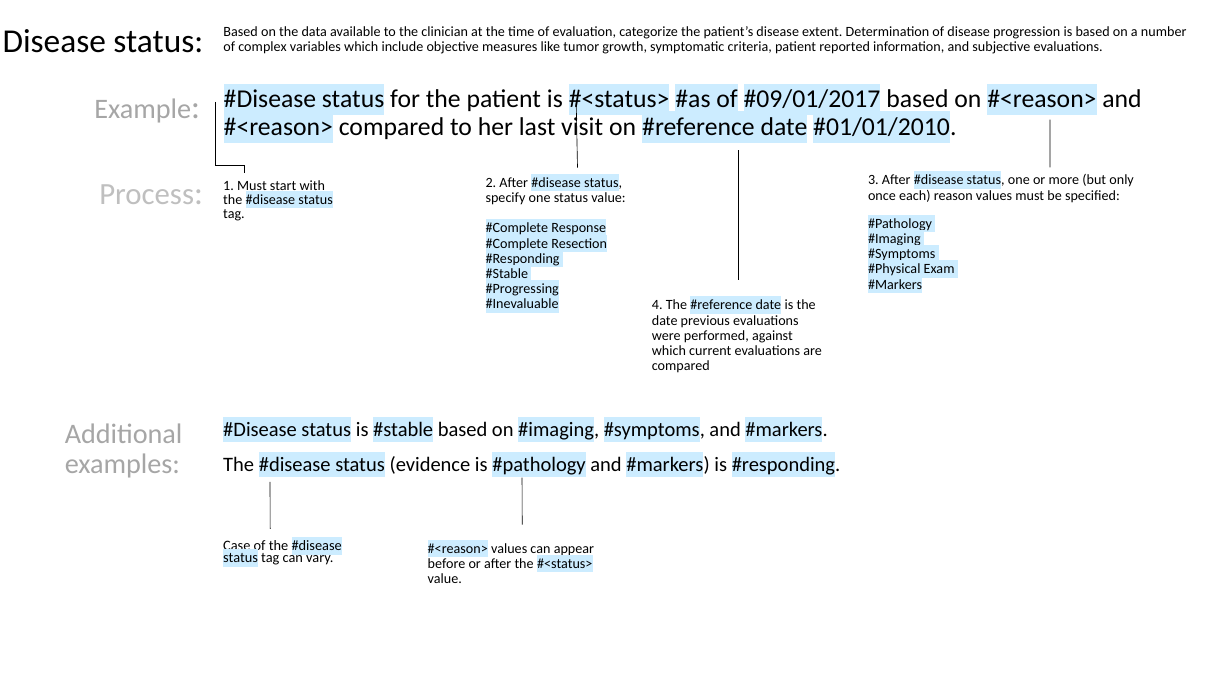
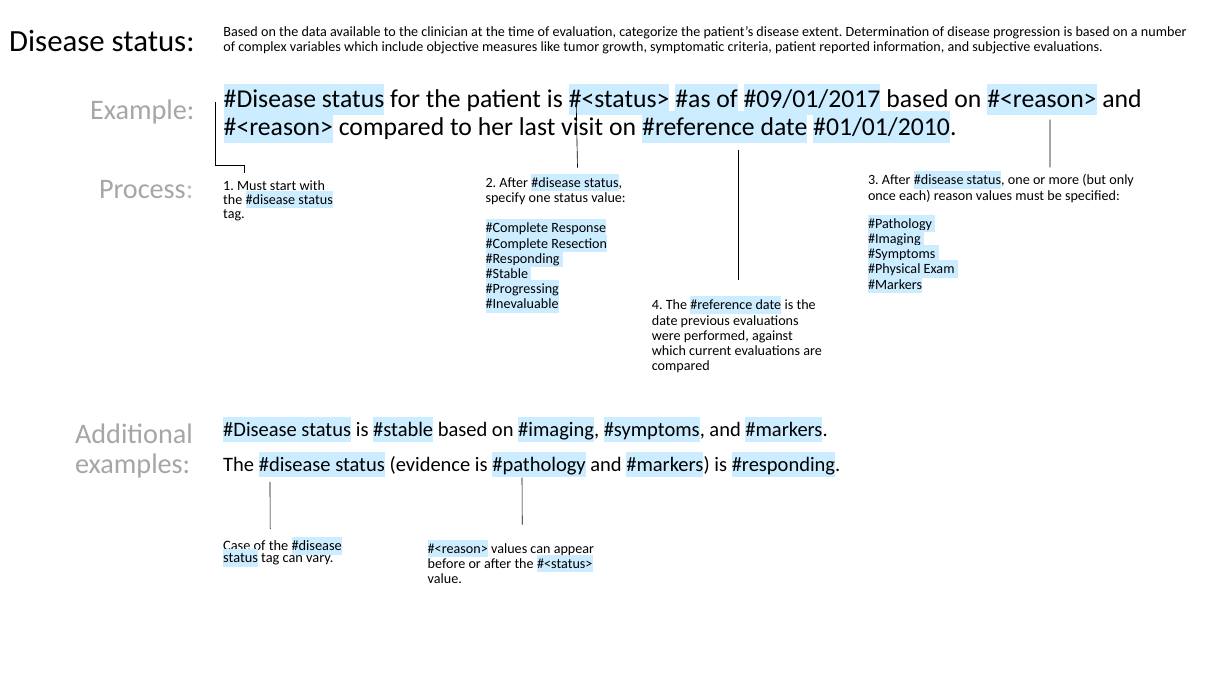
Before and after one commit to FluxNotes/flux, a slide deck: slide 3 of docs/Structured Phrase Format Descriptions.pptx. Drawn at 1232x693 pixels with LibreOffice and Linux fonts; fonts in the diff are those of the drawing. Boxes give left, top, right and bottom in pixels: in the first picture for what was removed or moved away, otherwise in the second. Text is boxed around its words. In the diff, an @@ line names an element or a change of style, - is before the commit and + after.

Commit message:
unifed docs formatting, font sizing, and label locations

```diff
--- a/docs/Structured Phrase Format Descriptions.pptx
+++ b/docs/Structured Phrase Format Descriptions.pptx
@@ text "Disease status:" at (9, 30, 195, 52): size 26 to 24 pt @@
@@ text "Example:" at (90, 99, 194, 124): size 26 to 22 pt in "Example:" @@
@@ text "Process:" at (99, 180, 193, 198): size 24.1 to 22 pt, size 25.9 to 22 pt, text colour #BFBFBF to #A6A6A6 in "Process:" @@
@@ text "Additional examples:": place and size @@
-text "Additional examples:" at (65, 423, 183, 478)
+text "Additional examples:" at (75, 423, 193, 478)
```
Also in this commit, not shown: 4 other slides changed.
